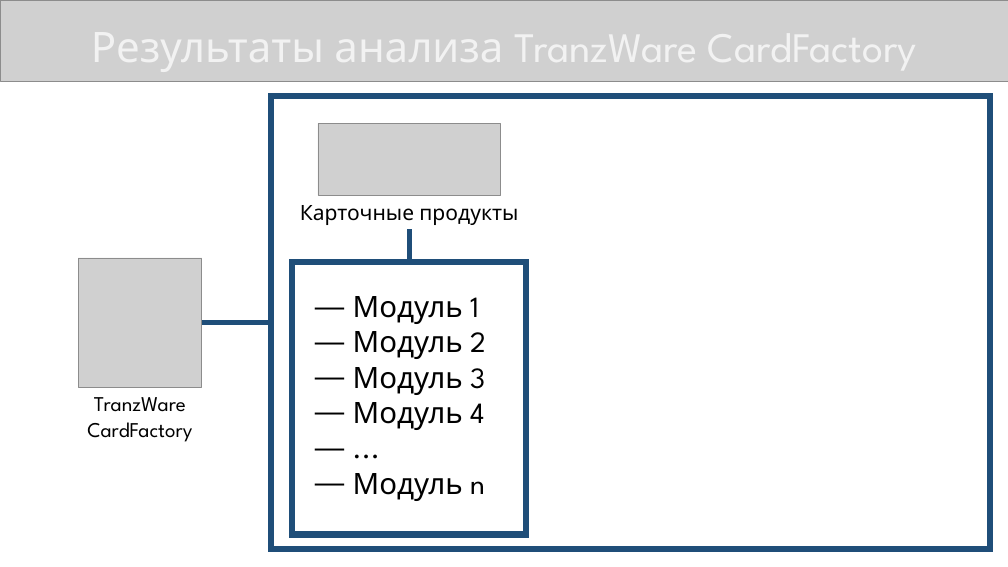
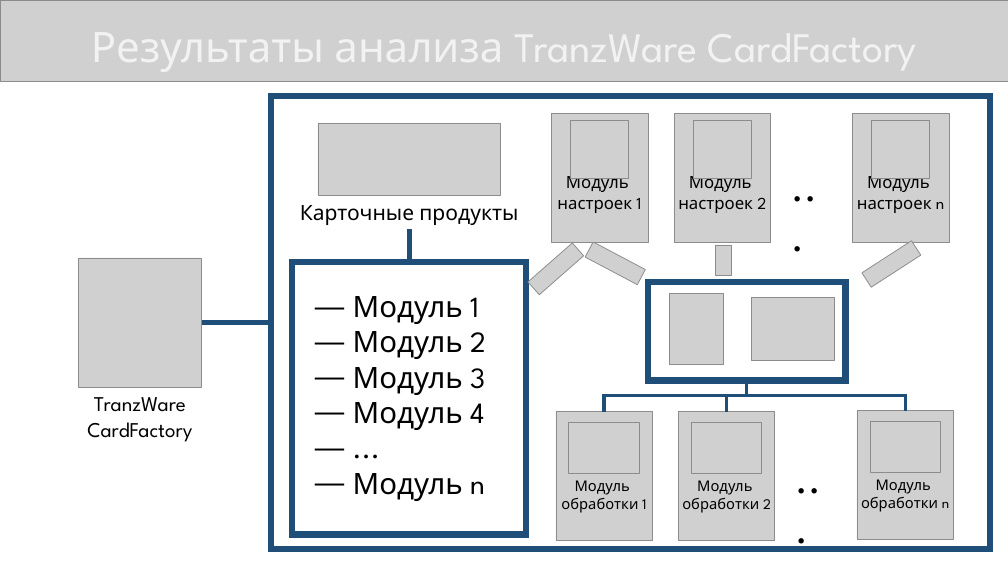
Before and after one commit to KonstantinShemyakin/Diplom, a slide deck: slide 7 of Presentation/NMSTU_Presentation.pptx. Drawn at 1008x567 pixels with LibreOffice and Linux fonts; fonts in the diff are those of the drawing; grey boxes stand for pictures. Boxes give left, top, right and bottom in pixels: in the first picture for what was removed or moved away, otherwise in the second. Text is boxed around its words. In the diff, an @@ line names an element or a change of style, - is before the commit and + after.

```diff
--- a/Presentation/NMSTU_Presentation.pptx
+++ b/Presentation/NMSTU_Presentation.pptx
@@ picture added at [552,113,648,243] @@
@@ picture added at [675,113,771,243] @@
@@ picture added at [853,113,949,243] @@
@@ picture added at [571,121,628,178] @@
@@ picture added at [694,121,752,178] @@
@@ picture added at [872,121,929,178] @@
@@ text added at [557,173,641,213], 16 pt, text #000000 @@
+Модуль
+настроек 1
@@ text added at [678,173,766,213], 16 pt, text #000000 @@
+Модуль
+настроек 2
@@ text added at [784,156,835,214], 40 pt, text #000000 @@
+...
@@ text added at [857,173,944,213], 16 pt, text #000000 @@
+Модуль
+настроек n
@@ picture added at [528,243,584,295] @@
@@ picture added at [585,242,646,285] @@
@@ picture added at [715,245,731,276] @@
@@ picture added at [862,241,921,288] @@
@@ rectangle added at [648,282,845,381], outline #1F4E79 6 pt @@
@@ picture added at [670,293,724,365] @@
@@ picture added at [752,297,835,361] @@
@@ elbow line added from (604, 412) to (747, 380), #1F4E79 3 pt @@
@@ elbow line added from (727, 412) to (747, 380), #1F4E79 3 pt @@
@@ elbow line added from (905, 411) to (747, 380), #1F4E79 3 pt @@
@@ picture added at [556,412,652,541] @@
@@ picture added at [679,412,775,541] @@
@@ picture added at [858,411,954,540] @@
@@ picture added at [569,422,639,473] @@
@@ picture added at [692,422,762,473] @@
@@ text added at [788,448,839,506], 40 pt, text #000000 @@
+...
@@ picture added at [870,421,941,473] @@
@@ text added at [861,479,949,512], 14 pt, text #000000 @@
+Модуль
+обработки n
@@ text added at [561,480,646,513], 14 pt, text #000000 @@
+Модуль
+обработки 1
@@ text added at [682,480,771,513], 14 pt, text #000000 @@
+Модуль
+обработки 2
```
Also in this commit, not shown: 3 other slides changed, 1 slide added.
